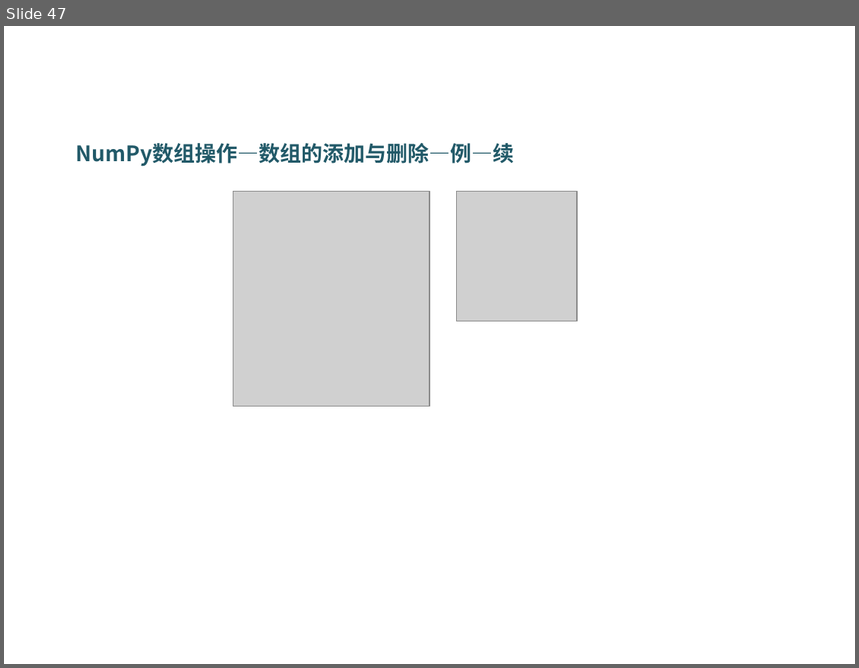
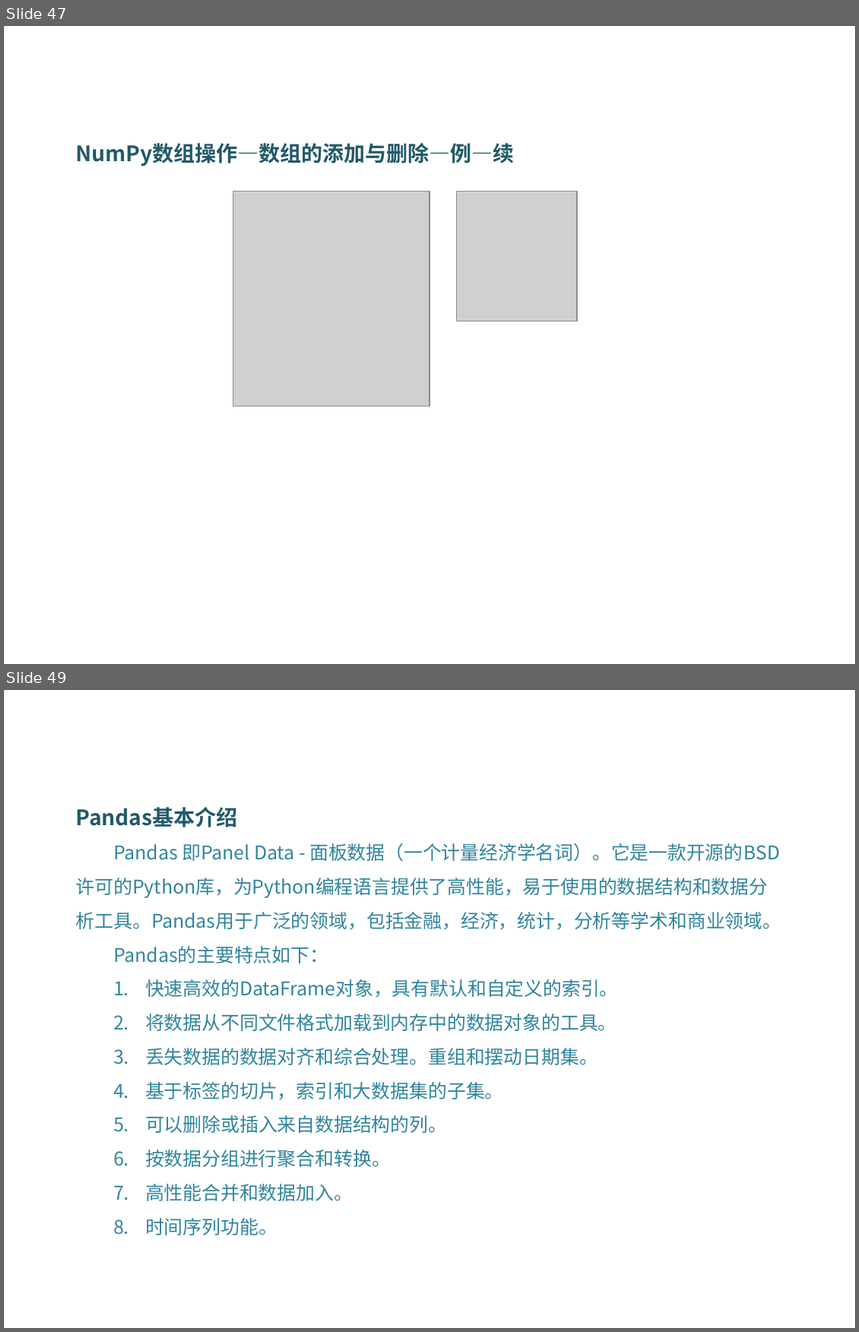
Before and after one commit to DataScienceCoding/Python-Data-Analysis, a slide deck: Python-Data-Analysis.pptx. Shown one above the other, each under a label of ours: slide 47 before the commit, slides 47 and 49 after it; the slides between them are not shown. The pictures are 859x668 and 859x1332 pixels, drawn with LibreOffice and Linux fonts; fonts in the diff are those of the drawing; grey boxes stand for pictures; background and template pictures are left out. Boxes give left, top, right and bottom in pixels: in the first picture for what was removed or moved away, otherwise in the second. Text is boxed around its words. In the diff, an @@ line names an element or a change of style, - is before the commit and + after.

```diff
--- a/Python-Data-Analysis.pptx
+++ b/Python-Data-Analysis.pptx
@@ slide 49 added at [4, 690, 855, 1328], background picture (left out) @@
@@ text added at [76, 807, 782, 1236], 16 pt, text #31859C @@
+Pandas基本介绍
+Pandas 即Panel Data - 面板数据（一个计量经济学名词）。它是一款开源的BSD许可的Python库，为Python编程语言提供了高性能，易于使用的数据结构和数据分析工具。Pandas用于广泛的领域，包括金融，经济，统计，分析等学术和商业领域。
+Pandas的主要特点如下：
+1. 快速高效的DataFrame对象，具有默认和自定义的索引。
+2. 将数据从不同文件格式加载到内存中的数据对象的工具。
+3. 丢失数据的数据对齐和综合处理。重组和摆动日期集。
+4. 基于标签的切片，索引和大数据集的子集。
+5. 可以删除或插入来自数据结构的列。
+6. 按数据分组进行聚合和转换。
+7. 高性能合并和数据加入。
+8. 时间序列功能。
```
Also in this commit, not shown: 6 slides changed, 20 other slides added, 11 other files.
